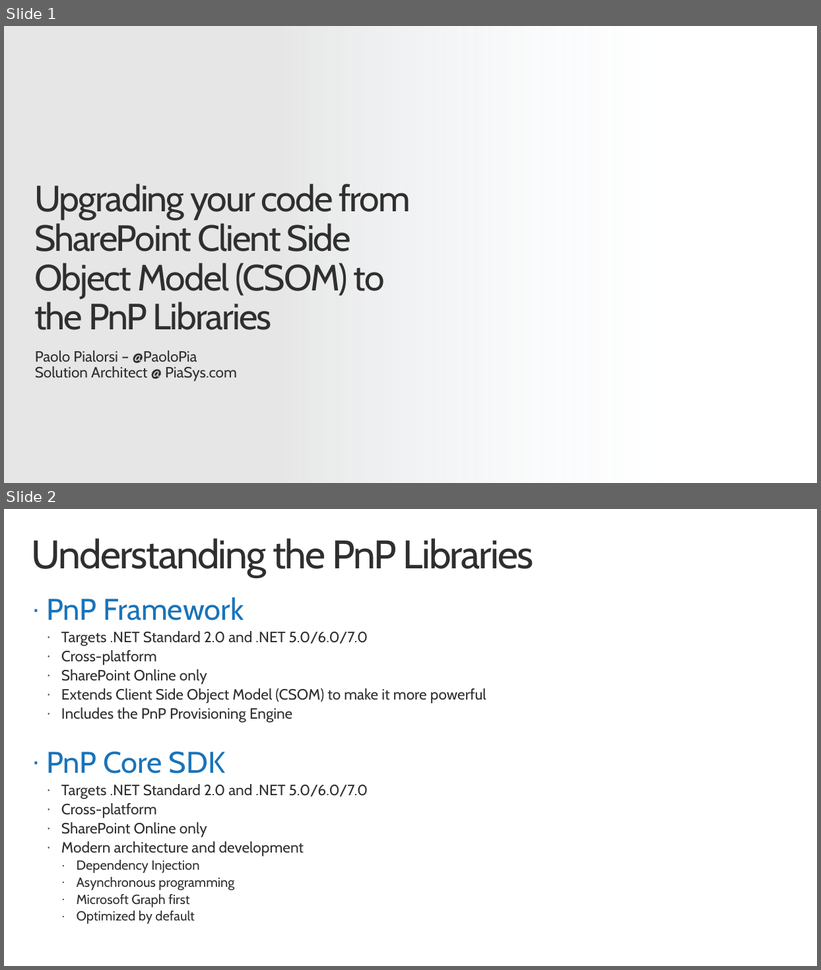
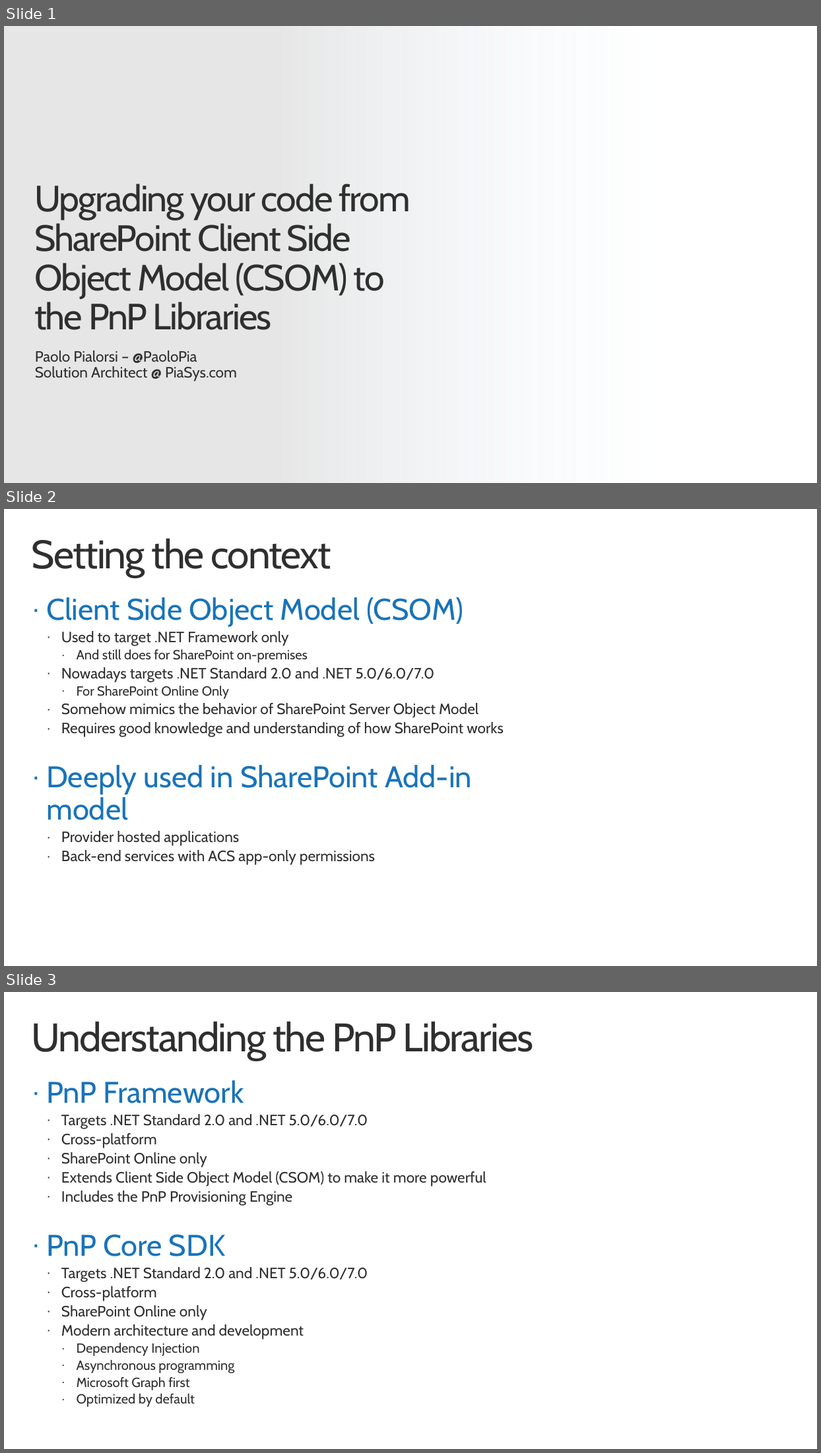
Before and after one commit to pnp/addin-transformation-guidance, a slide deck: presentations/From-CSOM-to-PnP-Libraries.pptx. Shown one above the other, each under a label of ours: slides 1 and 2 before the commit, slides 1, 2 and 3 after it. The pictures are 821x970 and 821x1453 pixels, drawn with LibreOffice and Linux fonts; fonts in the diff are those of the drawing; background and template pictures are left out. Boxes give left, top, right and bottom in pixels: in the first picture for what was removed or moved away, otherwise in the second. Text is boxed around its words. In the diff, an @@ line names an element or a change of style, - is before the commit and + after.

```diff
--- a/presentations/From-CSOM-to-PnP-Libraries.pptx
+++ b/presentations/From-CSOM-to-PnP-Libraries.pptx
@@ slide 2 added at (4, 509, 817, 966), background #FFFFFF @@
@@ title added at (32, 538, 331, 577), 48 pt, text #2F2F2F @@
+Setting the context
@@ text added at (46, 597, 504, 865), 18 pt, text #2F2F2F @@
+· Client Side Object Model (CSOM)
+  · Used to target .NET Framework only
+    · And still does for SharePoint on-premises
+  · Nowadays targets .NET Standard 2.0 and .NET 5.0/6.0/7.0
+    · For SharePoint Online Only
+  · Somehow mimics the behavior of SharePoint Server Object Model
+  · Requires good knowledge and understanding of how SharePoint works
+· Deeply used in SharePoint Add-in model
+  · Provider hosted applications
+  · Back-end services with ACS app-only permissions
@@ what was slide 2 is now slide 3 @@
```
Also in this commit, not shown: 5 other files.
